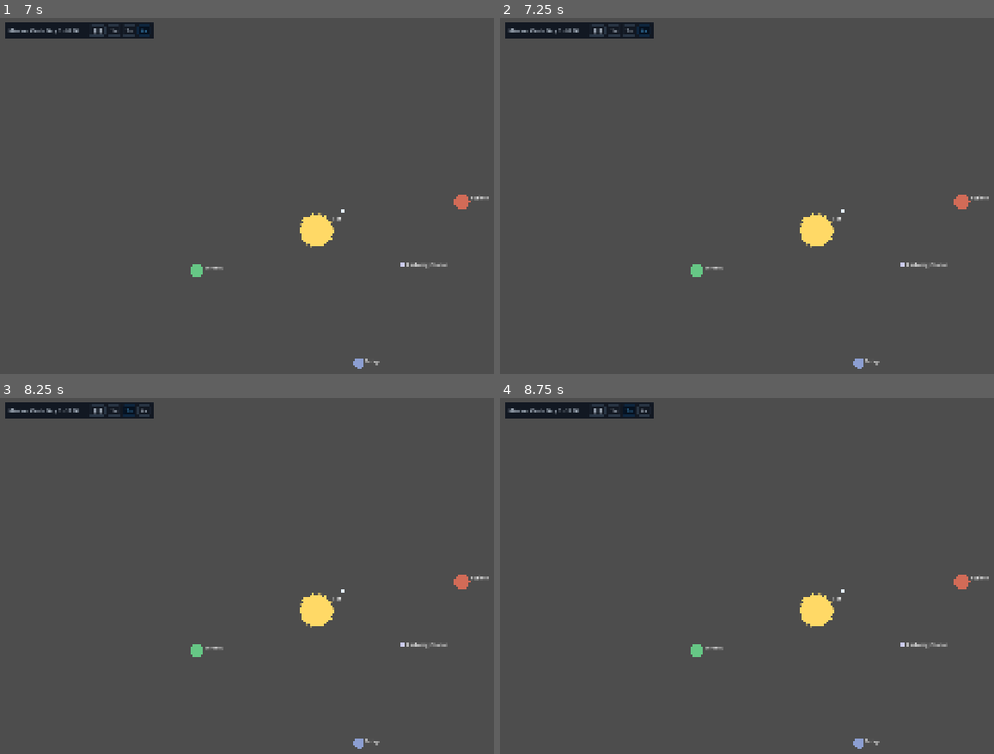
Above: before the commit, frames 1-4 (two rows, left to right).
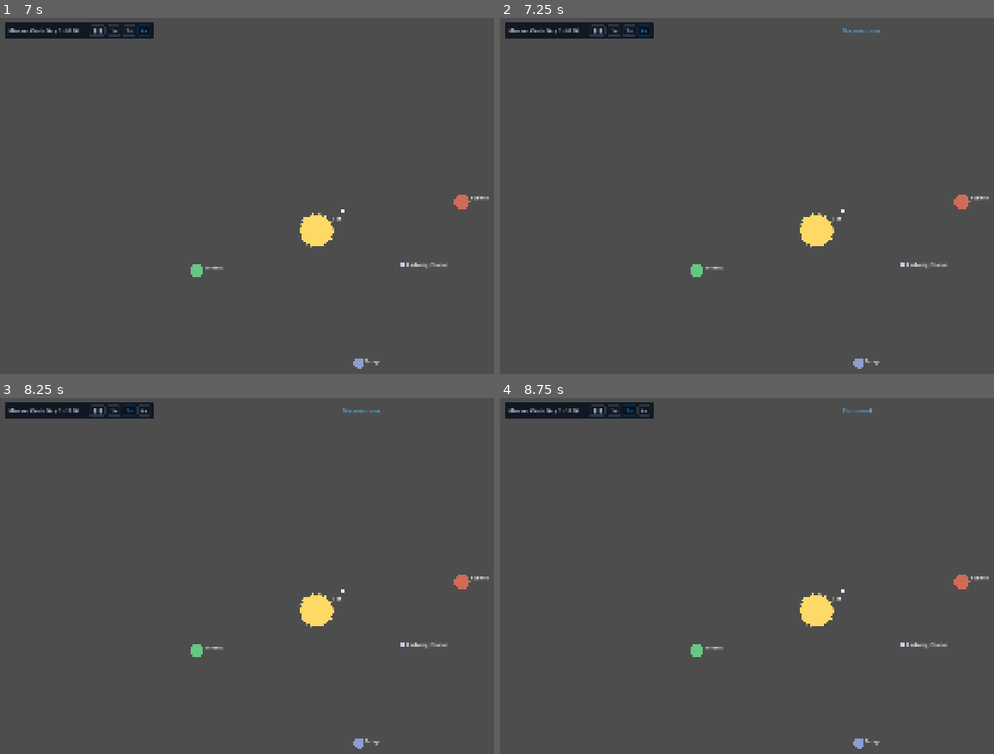
Above: after the commit, the same moments.

Repository: AndrewDrinkwater/farhorizon
Game: Godot game, scene res://src/ui/shell/main.tscn
Two runs of this game, one before a commit and one after it. Both use one fixed random seed, a clock stepped at 60 frames per second and the inputs below.
Inputs (mouse positions are in pixels of both pictures, inside the frame that each line leads up to):
- Up to frame 1 (7 s): click "❚❚" at 0.5 s; click "1×" at 1.25 s; click "2×" at 2 s; click "4×" at 2.75 s; tap Enter at 3.5, 5, 6.5 s; move the mouse to (493, 192) at 3.52 s; hold ] (sim_speed_up) 3.53-4.25 s; hold Shift 3.53-4.25 s; click (493, 192) at 3.67 s; tap Space (sim_pause) at 4.25, 5.75 s; drag from (207, 231) to (306, 288) at 4.27 s; move the mouse to (410, 124) at 5.02 s; hold ] (sim_speed_up) 5.03-5.75 s; tap Ctrl at 5.1 s; drag from (306, 288) to (138, 153) at 5.77 s; move the mouse to (outside the picture) at 6.52 s; hold [ (sim_speed_down) from 6.53 s (still down); tap Alt at 6.6 s
- Up to frame 2 (7.25 s): keep holding [ (sim_speed_down); tap F9 (sim_load, bound only after the commit) at 7.15 s
- Up to frame 3 (8.25 s): release [ (sim_speed_down) at 7.25 s; tap Space (sim_pause) at 7.25 s; drag from (138, 533) to (242, 494) at 7.27 s; move the mouse to (375, 590) at 8.02 s; hold [ (sim_speed_down) from 8.03 s (still down); hold Shift from 8.03 s (still down); click (375, 590) at 8.17 s
- Up to frame 4 (8.75 s): keep holding [ (sim_speed_down); keep holding Shift; tap F5 (sim_save, bound only after the commit) at 8.65 s

Frame 1 is identical in both runs. In frame 2, less than 0.1% of the frame differs, in the area x 69-77%, y 2-5%; in frame 3, less than 0.1%; in frame 4, less than 0.1%.

Commit message:
Add in-game save/load on F5/F9 (step 9)
sim_save/sim_load input actions + SaveController (toast feedback) driving
SaveManager; load emits game_state_loaded and the UI/flight resync off it. Makes
the save/load spine (done-criterion 4) usable in-game. Strings added.

Co-Authored-By: Claude Opus 4.8 (1M context) <noreply@anthropic.com>

Diff:
--- a/localization/strings.csv
+++ b/localization/strings.csv
@@ -61,3 +61,8 @@
 ORDER_REJECT_NOT_AT_STATION,Unable — not at a station.
 VOICE_SHIP_DOCKED,Docked. Refuelling.
 FUEL_FORMAT,{current} / {max} RM
+SAVE_DONE,Run saved.
+SAVE_FAILED,Save failed.
+LOAD_DONE,Run loaded.
+LOAD_FAILED,Load failed.
+LOAD_NONE,No saved run.
--- a/project.godot
+++ b/project.godot
@@ -65,3 +65,13 @@
 "events": [Object(InputEventKey,"resource_local_to_scene":false,"resource_name":"","device":0,"window_id":0,"alt_presse …(194 unchanged characters)…
 ]
 }
+sim_save={
+"deadzone": 0.5,
+"events": [Object(InputEventKey,"resource_local_to_scene":false,"resource_name":"","device":0,"window_id":0,"alt_pressed":false,"shift_pressed":false,"ctrl_pressed":false,"meta_pressed":false,"pressed":false,"keycode":0,"physical_keycode":4194336,"key_label":0,"unicode":0,"location":0,"echo":false,"script":null)
+]
+}
+sim_load={
+"deadzone": 0.5,
+"events": [Object(InputEventKey,"resource_local_to_scene":false,"resource_name":"","device":0,"window_id":0,"alt_pressed":false,"shift_pressed":false,"ctrl_pressed":false,"meta_pressed":false,"pressed":false,"keycode":0,"physical_keycode":4194340,"key_label":0,"unicode":0,"location":0,"echo":false,"script":null)
+]
+}
--- a/src/ui/shell/main.gd
+++ b/src/ui/shell/main.gd
@@ -16,11 +16,12 @@
 func _ready() -> void:
 	_bootstrap_system()
 	add_child(FlightController.new())  # system side of flight; talks via EventBus
+	add_child(SaveController.new())    # F5 save / F9 load
 	_build_world()
 	_build_ui()
 	add_child(DebugOverlay.new())
 
-	print("[Far Horizon] boot — v%s, schema %d · system '%s' (Space=pause, [/]=speed, F1=debug)" % [
+	print("[Far Horizon] boot — v%s, schema %d · system '%s' (Space=pause, [/]=speed, F3=debug, F5/F9=save/load)" % [
 		GameVersion.GAME_VERSION, GameVersion.SAVE_SCHEMA_VERSION, GameState.system.system_id,
 	])
 
--- /dev/null
+++ b/src/ui/shell/save_controller.gd
@@ -0,0 +1,51 @@
+class_name SaveController
+extends Node
+## Shell-level save/load on the named input actions (ADR 0011): sim_save (F5) and
+## sim_load (F9). Drives SaveManager and shows a brief toast. Loading emits
+## game_state_loaded, which the rest of the UI/flight already react to.
+##
+## Minimal by design — a proper save/slots screen is post-α0.1; this makes the
+## save/load spine (done-criterion 4) usable in-game.
+
+const TOAST_SECONDS: float = 2.0
+
+var _toast: Label
+
+
+func _ready() -> void:
+	var layer := CanvasLayer.new()
+	layer.layer = 64
+	add_child(layer)
+	_toast = Label.new()
+	_toast.visible = false
+	_toast.set_anchors_preset(Control.PRESET_CENTER_TOP)
+	_toast.position = Vector2(0.0, 24.0)
+	_toast.horizontal_alignment = HORIZONTAL_ALIGNMENT_CENTER
+	_toast.add_theme_color_override("font_color", Palette.ACCENT)
+	layer.add_child(_toast)
+
+
+func _unhandled_input(event: InputEvent) -> void:
+	if event.is_action_pressed("sim_save"):
+		_save()
+	elif event.is_action_pressed("sim_load"):
+		_load()
+
+
+func _save() -> void:
+	_show("SAVE_DONE" if SaveManager.save_game() else "SAVE_FAILED")
+
+
+func _load() -> void:
+	if not SaveManager.has_save():
+		_show("LOAD_NONE")
+		return
+	_show("LOAD_DONE" if SaveManager.load_game() else "LOAD_FAILED")
+
+
+func _show(message_key: String) -> void:
+	_toast.text = tr(message_key)
+	_toast.visible = true
+	await get_tree().create_timer(TOAST_SECONDS).timeout
+	if is_instance_valid(_toast):
+		_toast.visible = false
Not shown, added: src/ui/shell/save_controller.gd.uid
